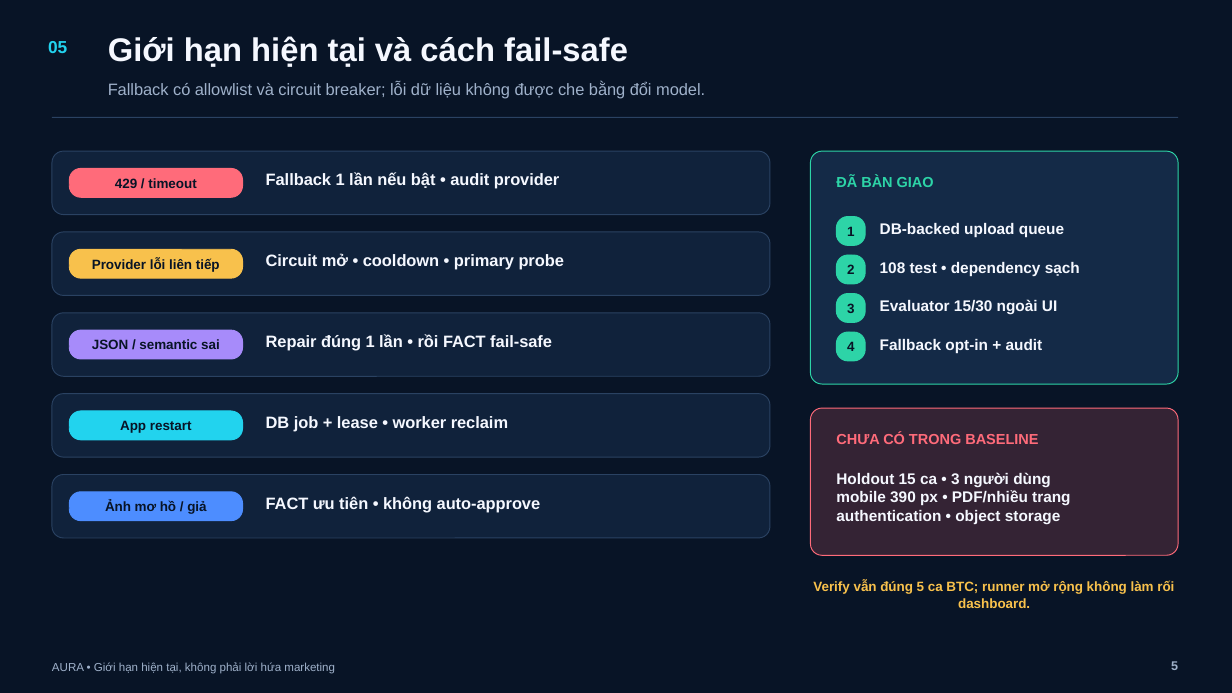
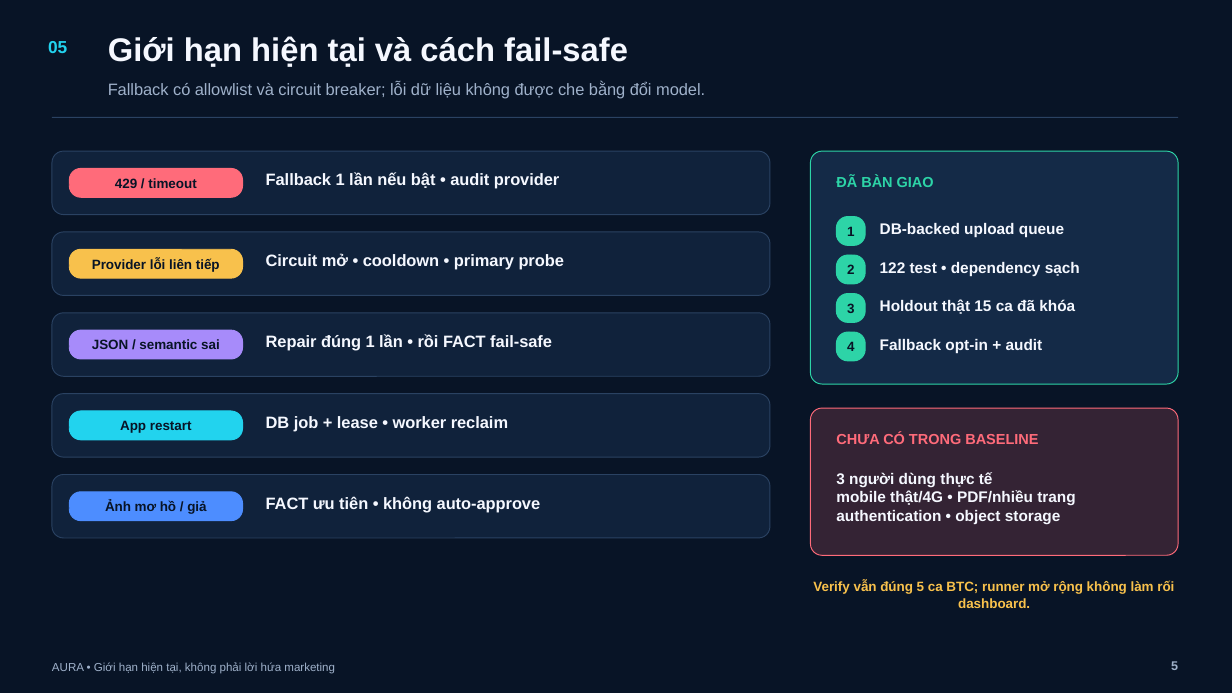
Before and after one commit to BondPhuPhamzZ/AURA, a slide deck: slide 5 of AURA/submission/AURA_5_SLIDES.pptx. Drawn at 1232x693 pixels with LibreOffice and Linux fonts; fonts in the diff are those of the drawing. Boxes give left, top, right and bottom in pixels: in the first picture for what was removed or moved away, otherwise in the second. Text is boxed around its words. In the diff, an @@ line names an element or a change of style, - is before the commit and + after.

Commit message:
docs: sync live post-holdout evidence and proposal

```diff
--- a/AURA/submission/AURA_5_SLIDES.pptx
+++ b/AURA/submission/AURA_5_SLIDES.pptx
@@ text at [880, 262, 1080, 276]: text changed @@
-108 test • dependency sạch
+122 test • dependency sạch
@@ text at [880, 299, 1075, 314]: text changed @@
-Evaluator 15/30 ngoài UI
+Holdout thật 15 ca đã khóa
@@ text at [836, 472, 1075, 506]: text changed @@
-Holdout 15 ca • 3 người dùng
-mobile 390 px • PDF/nhiều trang
+3 người dùng thực tế
+mobile thật/4G • PDF/nhiều trang
```
Also in this commit, not shown: 4 other slides changed, 14 other files.
